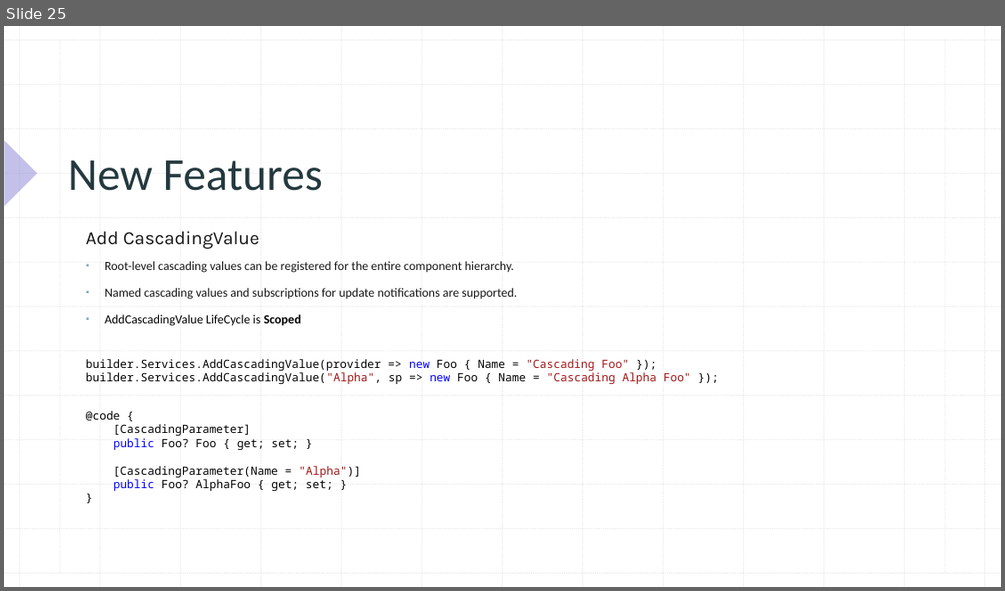
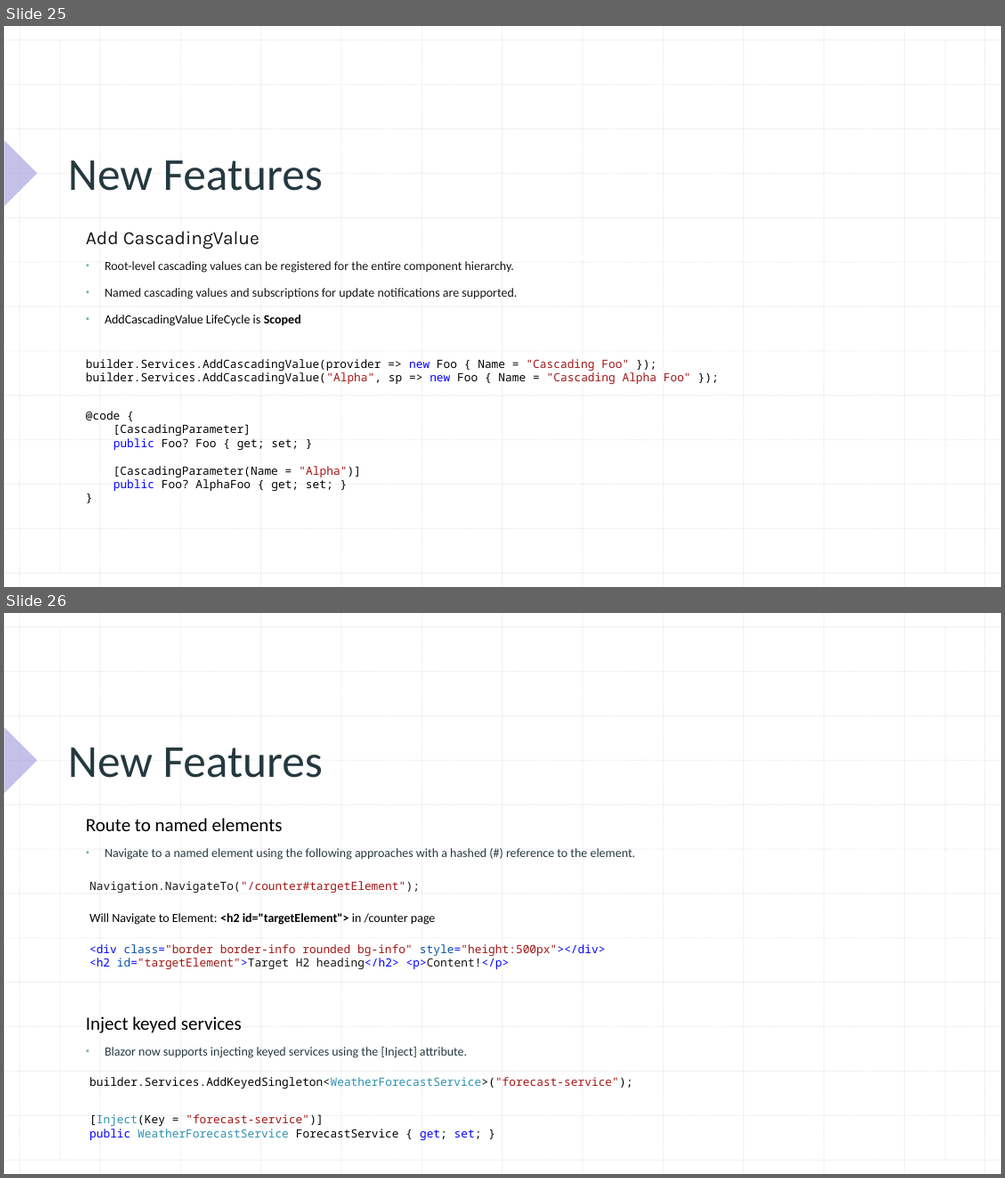
Before and after one commit to xccu/NetCore-Demo, a slide deck: Blazor in .net 8.pptx. Shown one above the other, each under a label of ours: slide 25 before the commit, slides 25 and 26 after it. The pictures are 1005x591 and 1005x1178 pixels, drawn with LibreOffice and Linux fonts; fonts in the diff are those of the drawing. Boxes give left, top, right and bottom in pixels: in the first picture for what was removed or moved away, otherwise in the second. Text is boxed around its words. In the diff, an @@ line names an element or a change of style, - is before the commit and + after.

```diff
--- a/Blazor in .net 8.pptx
+++ b/Blazor in .net 8.pptx
@@ slide 26 added at (x1=4, y1=613, x2=1001, y2=1174), background #FFFFFF; not listed: 29 template elements that a slide beside it also shows @@
@@ title added at (x1=68, y1=747, x2=323, y2=778), 44 pt, text #24393F @@
+New Features
@@ text added at (x1=86, y1=818, x2=283, y2=831), 18 pt, text #000000 @@
+Route to named elements
@@ text added at (x1=105, y1=848, x2=636, y2=860), 12 pt, text #24393F @@
+▪ Navigate to a named element using the following approaches with a hashed (#) reference to the element.
@@ text added at (x1=89, y1=881, x2=420, y2=892), 11 pt, text #161616 @@
+Navigation.NavigateTo("/counter#targetElement");
@@ text added at (x1=89, y1=913, x2=435, y2=925), 12 pt, text #000000 @@
+Will Navigate to Element: <h2 id="targetElement"> in /counter page
@@ text added at (x1=89, y1=944, x2=606, y2=969), 11 pt, text #A31515 @@
+<div class="border border-info rounded bg-info" style="height:500px"></div>
+<h2 id="targetElement">Target H2 heading</h2> <p>Content!</p>
@@ text added at (x1=86, y1=1016, x2=242, y2=1033), 18 pt, text #000000 @@
+Inject keyed services
@@ text added at (x1=105, y1=1046, x2=467, y2=1058), 12 pt, text #24393F @@
+▪ Blazor now supports injecting keyed services using the [Inject] attribute.
@@ text added at (x1=89, y1=1077, x2=632, y2=1125), 11 pt, text #000000 @@
+builder.Services.AddKeyedSingleton<WeatherForecastService>("forecast-service");
@@ text added at (x1=89, y1=1114, x2=482, y2=1140), 11 pt, text #2B91AF @@
+[Inject(Key = "forecast-service")]
+public WeatherForecastService ForecastService { get; set; }
```
Also in this commit, not shown: 2 slides changed, 5 other files.
